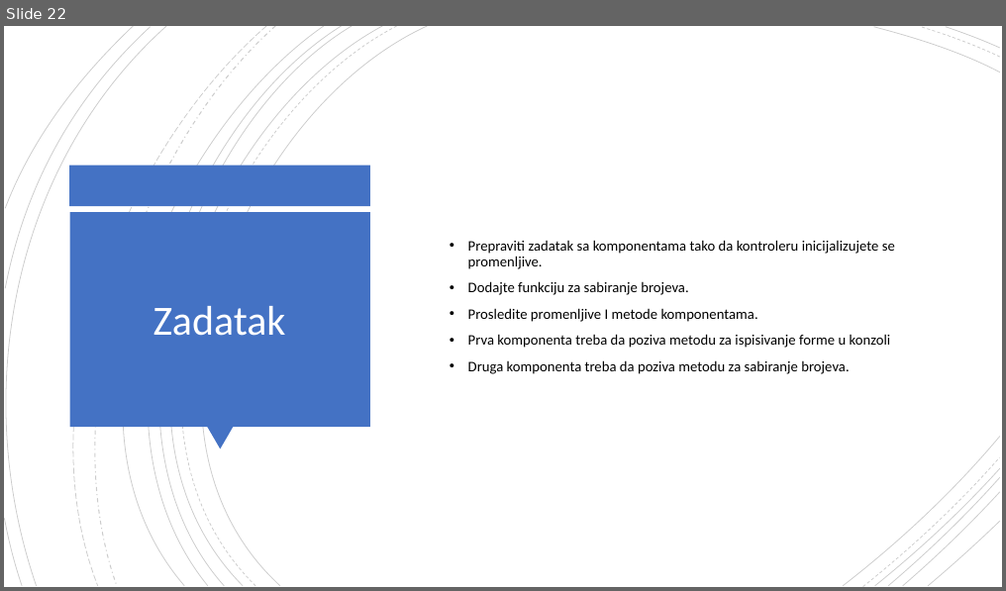
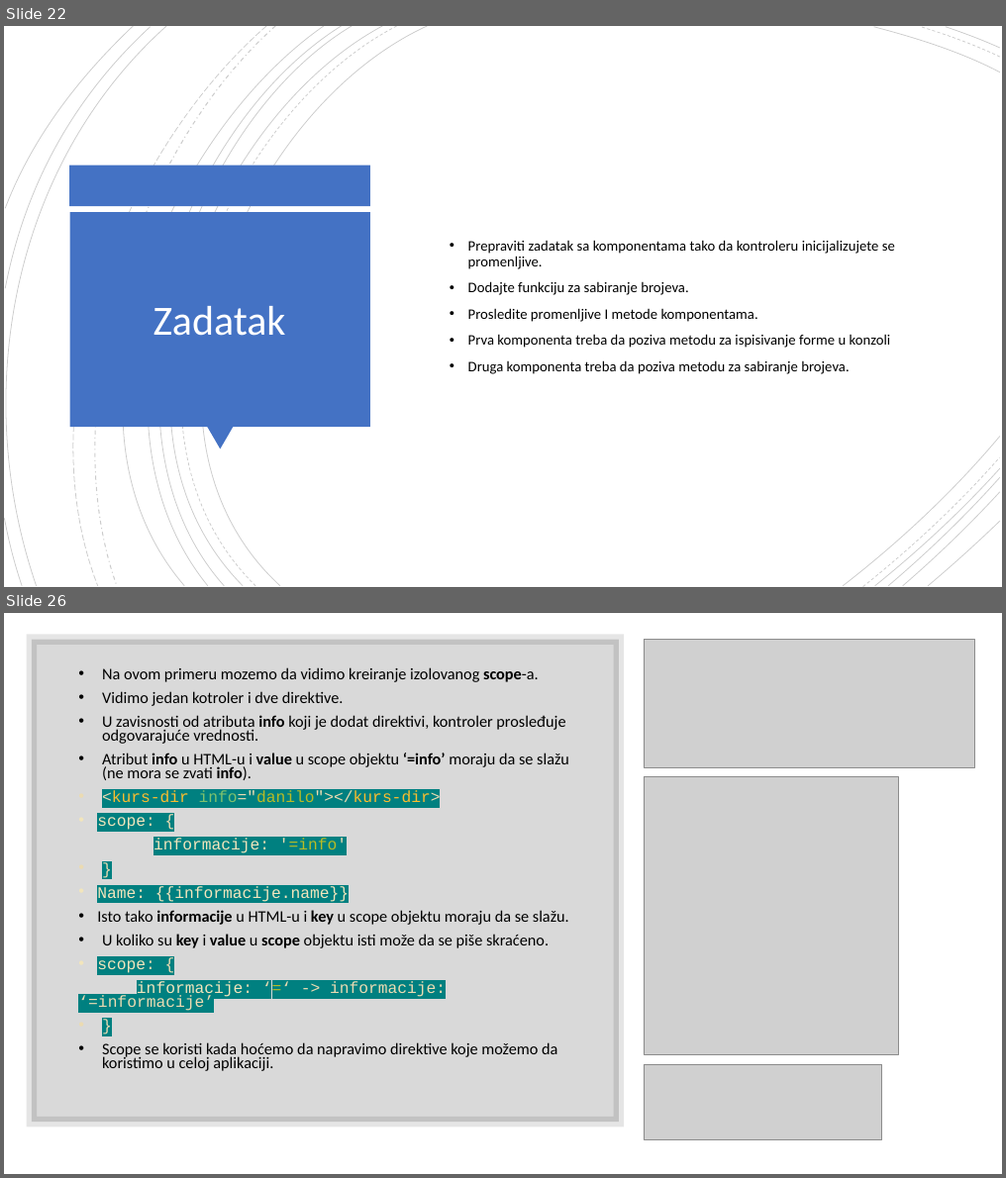
Before and after one commit to daniloMogin/kurs, a slide deck: AngularJS.pptx. Shown one above the other, each under a label of ours: slide 22 before the commit, slides 22 and 26 after it; the slides between them are not shown. The pictures are 1006x591 and 1006x1178 pixels, drawn with LibreOffice and Linux fonts; fonts in the diff are those of the drawing; grey boxes stand for pictures. Boxes give left, top, right and bottom in pixels: in the first picture for what was removed or moved away, otherwise in the second. Text is boxed around its words. In the diff, an @@ line names an element or a change of style, - is before the commit and + after.

```diff
--- a/AngularJS.pptx
+++ b/AngularJS.pptx
@@ slide 26 added at box(4, 613, 1002, 1174), background #FFFFFF @@
@@ rectangle added at box(32, 639, 620, 1122), fill #000000 at 15% opacity, outline #000000 10 pt @@
@@ picture added at box(644, 639, 974, 767) @@
@@ text added at box(78, 667, 569, 1071), 15.5 pt, text #000000 @@
+• Na ovom primeru mozemo da vidimo kreiranje izolovanog scope-a.
+• Vidimo jedan kotroler i dve direktive.
+• U zavisnosti od atributa info koji je dodat direktivi, kontroler prosleđuje odgovarajuće vrednosti.
+• Atribut info u HTML-u i value u scope objektu ‘=info’ moraju da se slažu (ne mora se zvati info).
+• <kurs-dir info="danilo"></kurs-dir>
+• scope: {
+informacije: '=info'
+• }
+• Name: {{informacije.name}}
+• Isto tako informacije u HTML-u i key u scope objektu moraju da se slažu.
+• U koliko su key i value u scope objektu isti može da se piše skraćeno.
+• scope: {
+informacije: ‘=‘ -> informacije: ‘=informacije’
+• }
+• Scope se koristi kada hoćemo da napravimo direktive koje možemo da koristimo u celoj aplikaciji.
@@ picture added at box(644, 777, 899, 1055) @@
@@ picture added at box(644, 1064, 882, 1140) @@
```
Also in this commit, not shown: 1 slide changed, 6 other slides added, 38 other files.
